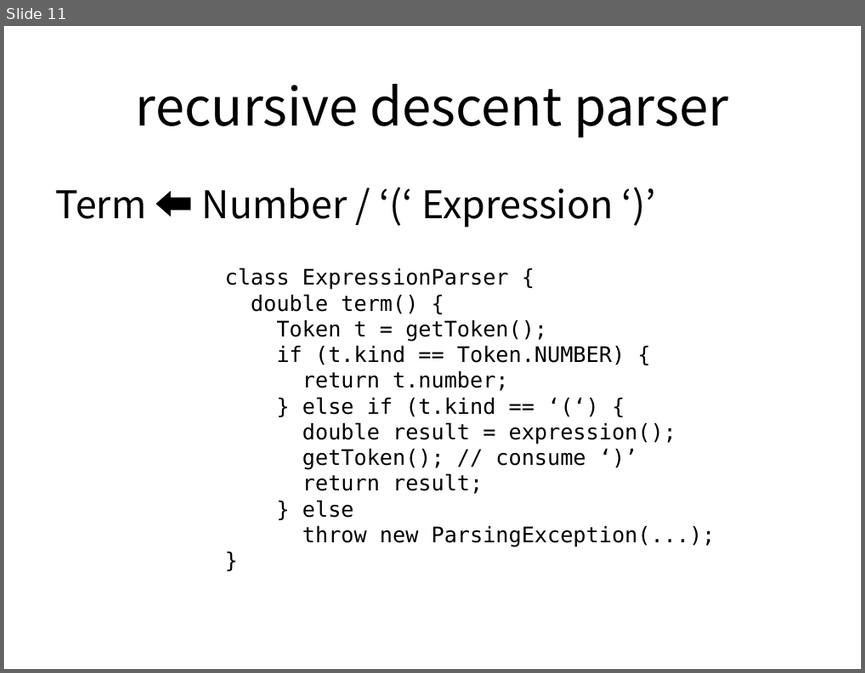
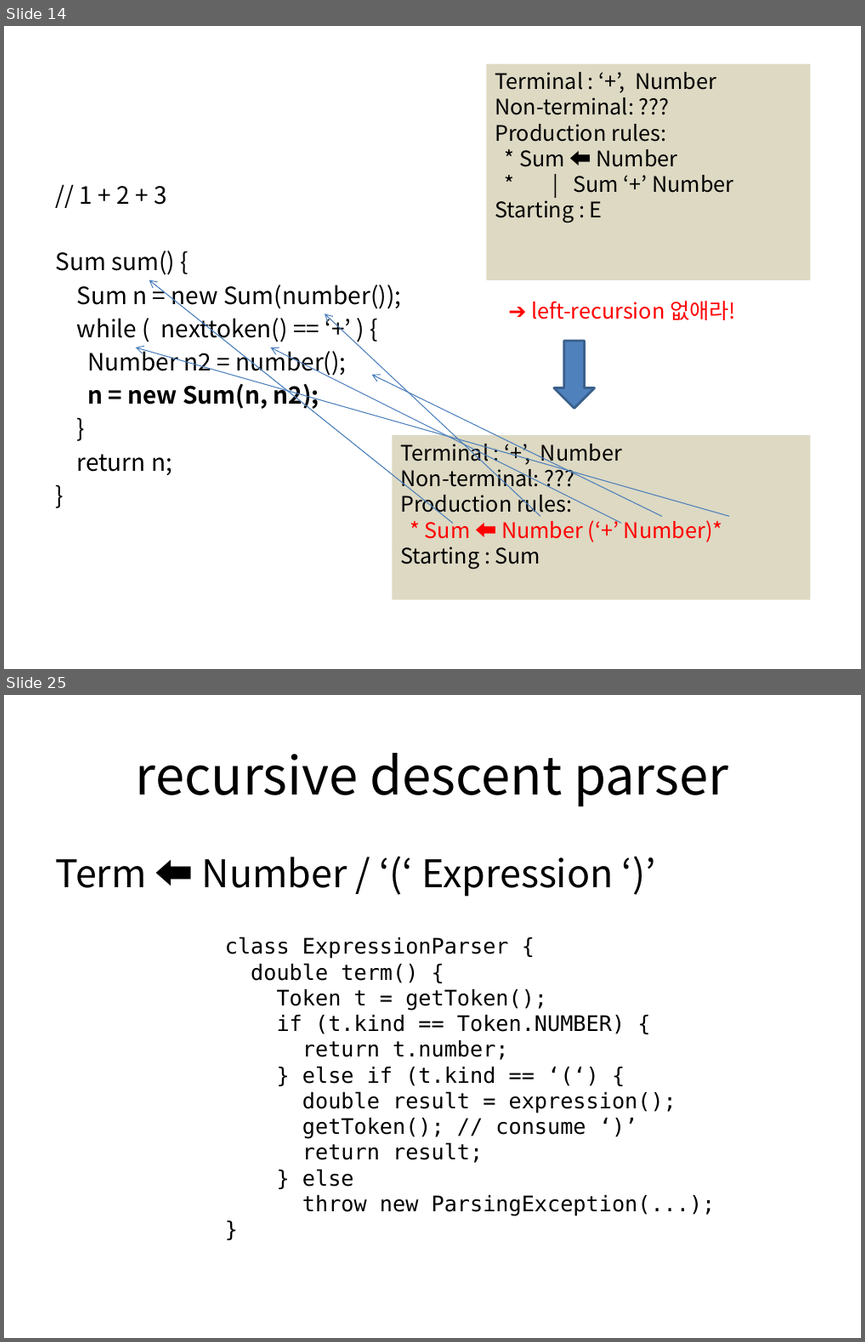
Before and after one commit to jooyunghan/parsing_basics, a slide deck: slides/Parsing 수식.pptx. Shown one above the other, each under a label of ours: slide 11 before the commit, slides 14 and 25 after it; the slides between them are not shown. The pictures are 865x673 and 865x1342 pixels, drawn with LibreOffice and Linux fonts; fonts in the diff are those of the drawing. Boxes give left, top, right and bottom in pixels: in the first picture for what was removed or moved away, otherwise in the second. Text is boxed around its words. In the diff, an @@ line names an element or a change of style, - is before the commit and + after.

```diff
--- a/slides/Parsing 수식.pptx
+++ b/slides/Parsing 수식.pptx
@@ slide 14 added at [4,26,861,669], background #FFFFFF @@
@@ rectangle added at [487,63,811,279], fill #DDD9C3, 18 pt, text #000000 @@
+Terminal : ‘+’, Number
+Non-terminal: ???
+Production rules:
+* Sum ⬅ Number
+* | Sum ‘+’ Number
+Starting : E
@@ text added at [55,186,401,475], 20 pt, text #000000 @@
+// 1 + 2 + 3
+Sum sum() {
+Sum n = new Sum(number());
+while ( nexttoken() == ‘+’ ) {
+Number n2 = number();
+n = new Sum(n, n2);
+}
+return n;
+}
@@ arrow added from (453, 523) to (148, 279), #4B7EBC 0.75 pt @@
@@ text added at [531,301,736,320], 18 pt, text #FF0000 @@
+➔ left-recursion 없애라!
@@ arrow added from (540, 516) to (324, 314), #4B7EBC 0.75 pt @@
@@ arrow added from (729, 516) to (136, 347), #4B7EBC 0.75 pt @@
@@ arrow added from (621, 523) to (270, 347), #4B7EBC 0.75 pt @@
@@ down arrow added at [554,340,595,408], fill #4F81BD, outline #3A5F8C 2 pt @@
@@ arrow added from (662, 516) to (371, 374), #4B7EBC 0.75 pt @@
@@ rectangle added at [392,435,811,599], fill #DDD9C3, 18 pt, text #000000 @@
+Terminal : ‘+’, Number
+Non-terminal: ???
+Production rules:
+* Sum ⬅ Number (‘+’ Number)*
+Starting : Sum
@@ what was slide 11 is now slide 25 @@
```
Also in this commit, not shown: 8 slides changed, 13 other slides added, 1 slide removed, 8 other files.
